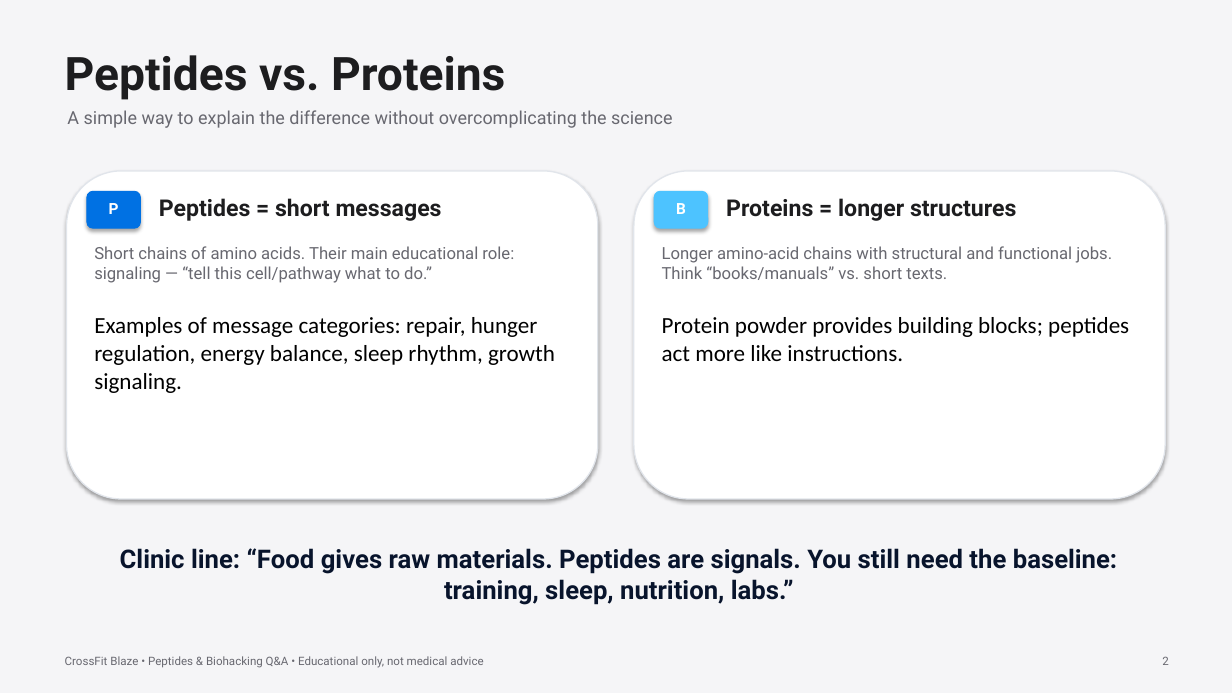
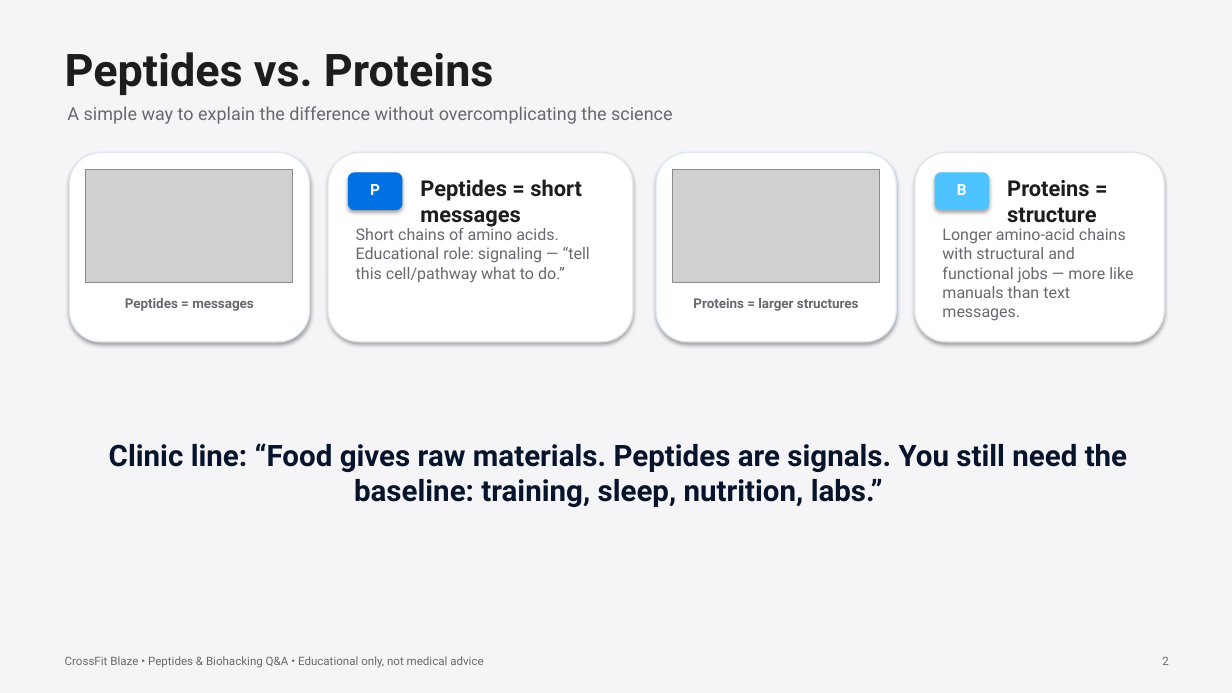
Before and after one commit to Blazefit/daneel-landing-page-deploy, a slide deck: slide 2 of clinic-powerpoint/blaze-peptide-clinic-video-additions.pptx. Drawn at 1232x693 pixels with LibreOffice and Linux fonts; fonts in the diff are those of the drawing; grey boxes stand for pictures. Boxes give left, top, right and bottom in pixels: in the first picture for what was removed or moved away, otherwise in the second. Text is boxed around its words. In the diff, an @@ line names an element or a change of style, - is before the commit and + after.

Commit message:
Fix clinic PowerPoint images and hosted assets

```diff
--- a/clinic-powerpoint/blaze-peptide-clinic-video-additions.pptx
+++ b/clinic-powerpoint/blaze-peptide-clinic-video-additions.pptx
@@ text "Peptides vs. Proteins" at bbox=[65, 52, 494, 95]: size 36 to 35 pt @@
@@ text "A simple way to explain ...": place and size @@
-text "A simple way to explain ..." at bbox=[67, 110, 673, 128]
+text "A simple way to explain ..." at bbox=[67, 106, 673, 124]
@@ rounded rectangle: place and size @@
-rounded rectangle at bbox=[67, 171, 598, 499]
+rounded rectangle at bbox=[69, 152, 310, 342]
@@ rounded rectangle at bbox=[69, 152, 310, 342]: outline #E1E5EB 1 pt to #DCE6F5 1 pt @@
@@ picture added at bbox=[86, 169, 293, 283] @@
@@ rounded rectangle added at bbox=[328, 152, 633, 342], fill #FFFFFF, outline #E1E5EB 1 pt @@
@@ rounded rectangle: place and size @@
-rounded rectangle at bbox=[87, 191, 140, 228]
+rounded rectangle at bbox=[348, 173, 402, 210]
@@ text "P": place and size @@
-text "P" at bbox=[109, 203, 119, 214]
+text "P" at bbox=[370, 184, 380, 195]
@@ text "Peptides = short messages": place and size @@
-text "Peptides = short messages" at bbox=[159, 198, 442, 221]
+text "Peptides = short messages" at bbox=[420, 179, 582, 229]
@@ text "Peptides = short messages" at bbox=[420, 179, 582, 229]: size 18 to 17 pt @@
@@ rounded rectangle removed at bbox=[634, 171, 1165, 499] @@
@@ rounded rectangle added at bbox=[656, 152, 897, 342], fill #FFFFFF, outline #DCE6F5 1 pt @@
@@ picture added at bbox=[673, 169, 880, 283] @@
@@ rounded rectangle added at bbox=[915, 152, 1165, 342], fill #FFFFFF, outline #E1E5EB 1 pt @@
@@ rounded rectangle: place and size @@
-rounded rectangle at bbox=[654, 191, 708, 228]
+rounded rectangle at bbox=[935, 173, 989, 210]
@@ text "B": place and size @@
-text "B" at bbox=[676, 203, 686, 214]
+text "B" at bbox=[957, 184, 967, 195]
@@ text added at bbox=[1007, 180, 1096, 229], 17 pt, text #1D1D1F, bold @@
+Proteins = structure
@@ text at bbox=[356, 226, 590, 283]: text changed; size 18 to 12.5 pt; font Calibri to Roboto; text colour #000000 to #686870 @@
-Short chains of amino acids. Their main educational role: signaling — “tell this cell/pathway what to do.”
-Examples of message categories: repair, hunger regulation, energy balance, sleep rhythm, growth signaling.
+Short chains of amino acids. Educational role: signaling — “tell this cell/pathway what to do.”
@@ text at bbox=[942, 228, 1133, 321]: text changed; size 13 to 12.5 pt @@
-Longer amino-acid chains with structural and functional jobs. Think “books/manuals” vs. short texts.
-Protein powder provides building blocks; peptides act more like instructions.
+Longer amino-acid chains with structural and functional jobs — more like manuals than text messages.
@@ text added at bbox=[125, 298, 254, 311], 10.5 pt, text #686870, bold @@
+Peptides = messages
@@ text at bbox=[693, 298, 859, 311]: text changed; size 18 to 10.5 pt; text colour #1D1D1F to #686870 @@
-Proteins = longer structures
+Proteins = larger structures
@@ text "Clinic line: “Food gives raw ...": place and size @@
-text "Clinic line: “Food gives raw ..." at bbox=[120, 548, 1117, 605]
+text "Clinic line: “Food gives raw ..." at bbox=[109, 443, 1127, 507]
@@ text "Clinic line: “Food gives raw ..." at bbox=[109, 443, 1127, 507]: size 20 to 23 pt @@
```
Also in this commit, not shown: 5 other slides changed, 11 other files.
